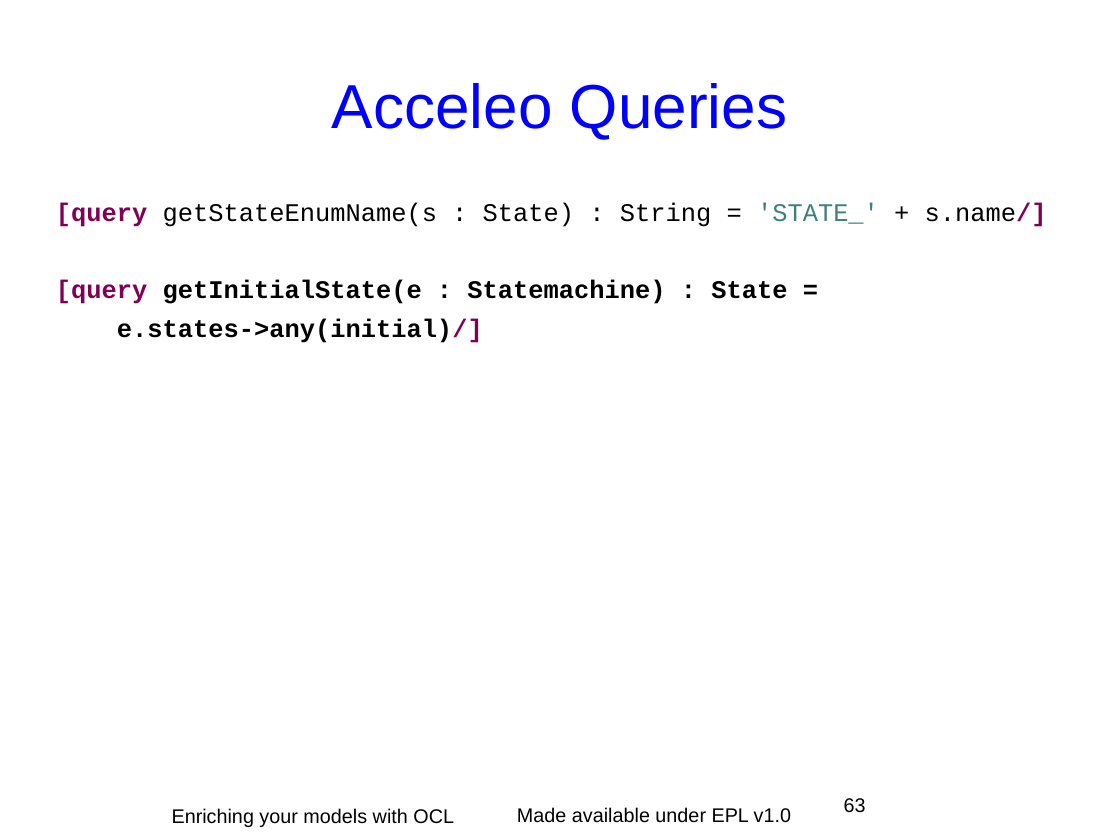
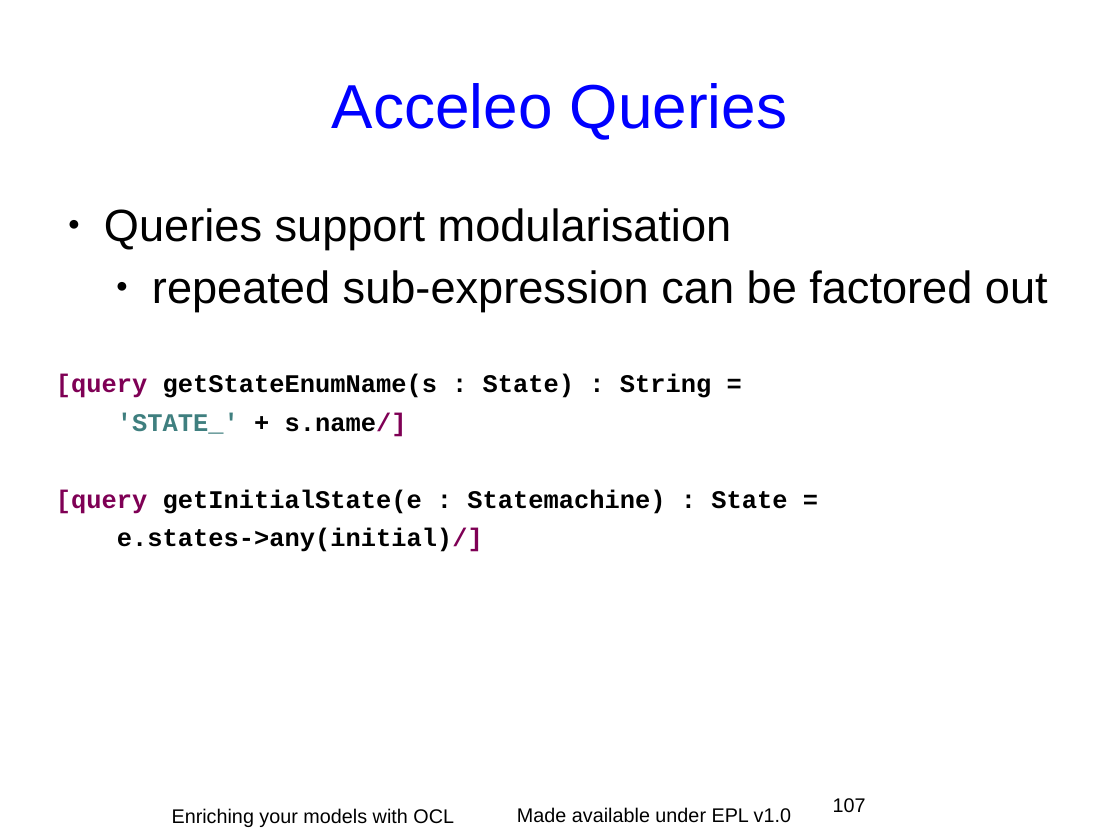
Before and after one commit to eclipse-ocl/ocl-website, a slide deck: slide 107 of ocl/docs/publications/EclipseCon2011Tutorial/EnrichingWithOCL.odp (slide 63 before the commit). Drawn at 1120x840 pixels with LibreOffice and Linux fonts; fonts in the diff are those of the drawing; background and template pictures are left out. Boxes give left, top, right and bottom in pixels: in the first picture for what was removed or moved away, otherwise in the second. Text is boxed around its words. In the diff, an @@ line names an element or a change of style, - is before the commit and + after.

```diff
--- a/ocl/docs/publications/EclipseCon2011Tutorial/EnrichingWithOCL.odp
+++ b/ocl/docs/publications/EclipseCon2011Tutorial/EnrichingWithOCL.odp
@@ text at (56, 208, 1048, 437): text changed; size 18 to 32 pt; font Courier New to Arial @@
-[query getStateEnumName(s : State) : String = 'STATE_' + s.name/]
+● Queries support modularisation
+  ● repeated sub-expression can be factored out
+[query getStateEnumName(s : State) : String =
+'STATE_' + s.name/]
@@ page number at (833, 798, 866, 812): text changed @@
-63
+107
```
Also in this commit, not shown: 27 other slides changed, 12 slides added, 1 slide removed.
